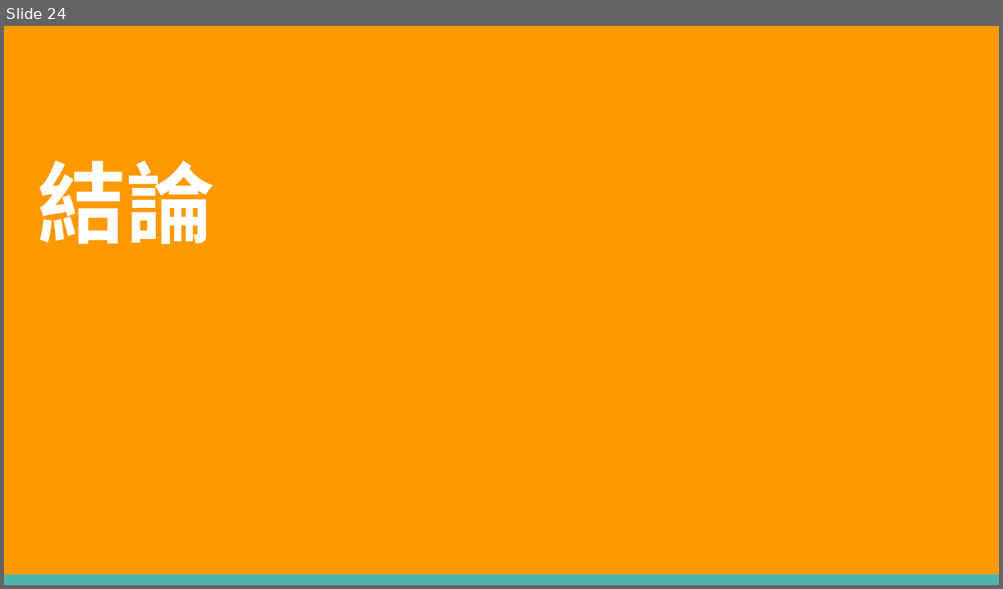
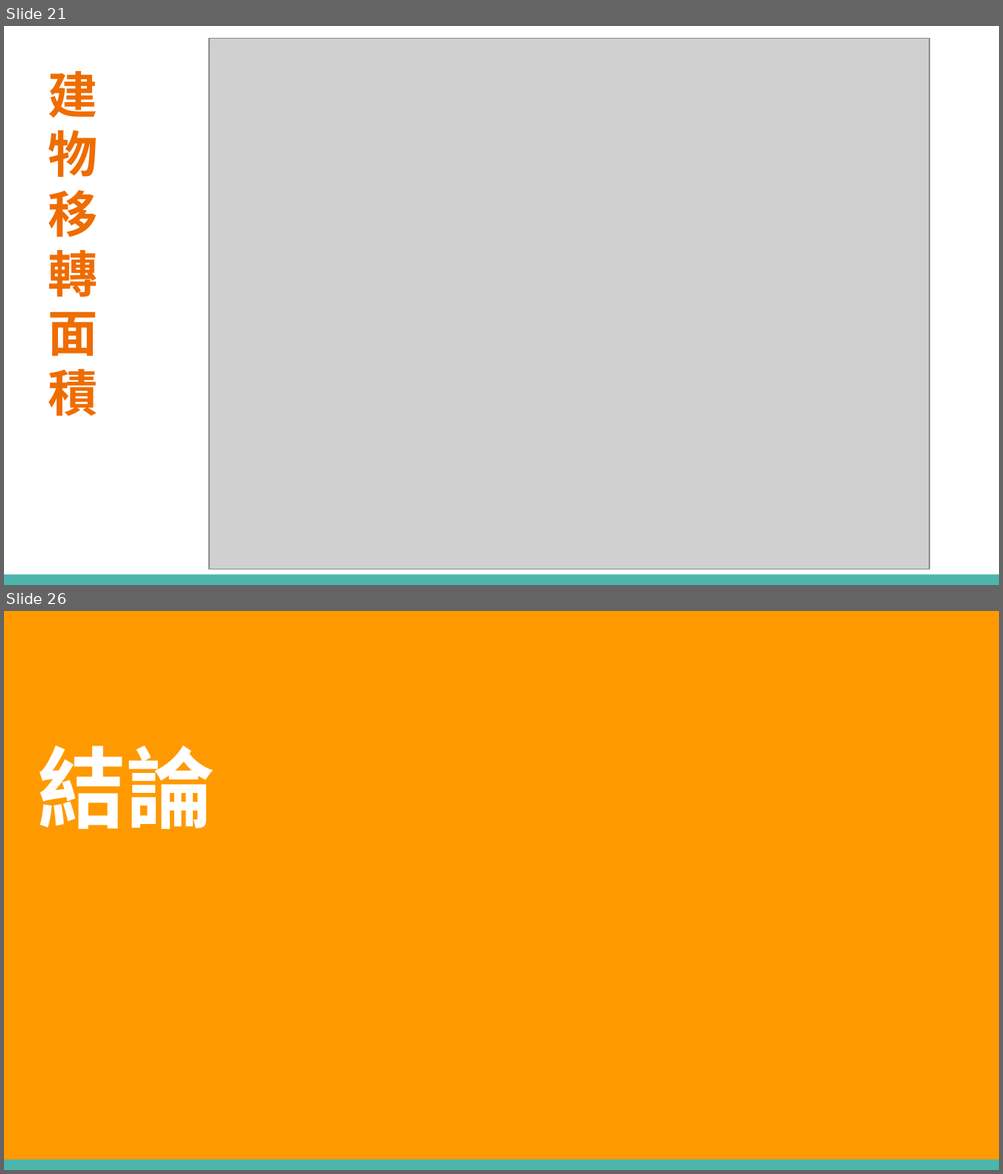
Before and after one commit to henry186/real-estate, a slide deck: 報告/報告.pptx. Shown one above the other, each under a label of ours: slide 24 before the commit, slides 21 and 26 after it; the slides between them are not shown. The pictures are 1003x589 and 1003x1174 pixels, drawn with LibreOffice and Linux fonts; fonts in the diff are those of the drawing; grey boxes stand for pictures. Boxes give left, top, right and bottom in pixels: in the first picture for what was removed or moved away, otherwise in the second. Text is boxed around its words. In the diff, an @@ line names an element or a change of style, - is before the commit and + after.

```diff
--- a/報告/報告.pptx
+++ b/報告/報告.pptx
@@ slide 21 added at [4, 26, 999, 585], background #FFFFFF; not listed: 1 template element that a slide beside it also shows @@
@@ picture added at [209, 38, 929, 569] @@
@@ title added at [48, 71, 97, 416], 36 pt, text #EF6C00, bold @@
+建物移轉面積
@@ what was slide 24 is now slide 26 @@
```
Also in this commit, not shown: 9 slides changed, 2 other slides added, 1 slide removed, 2 other files.
